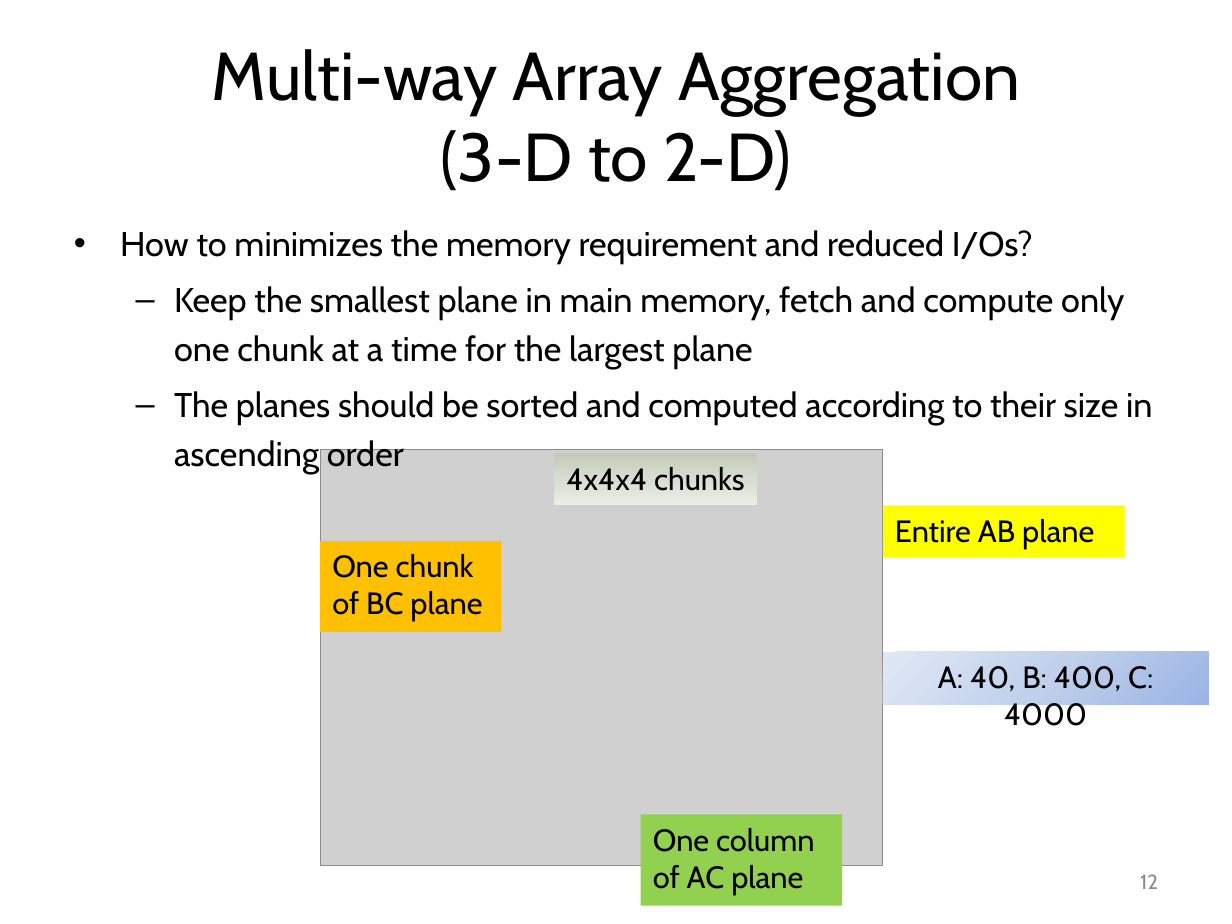
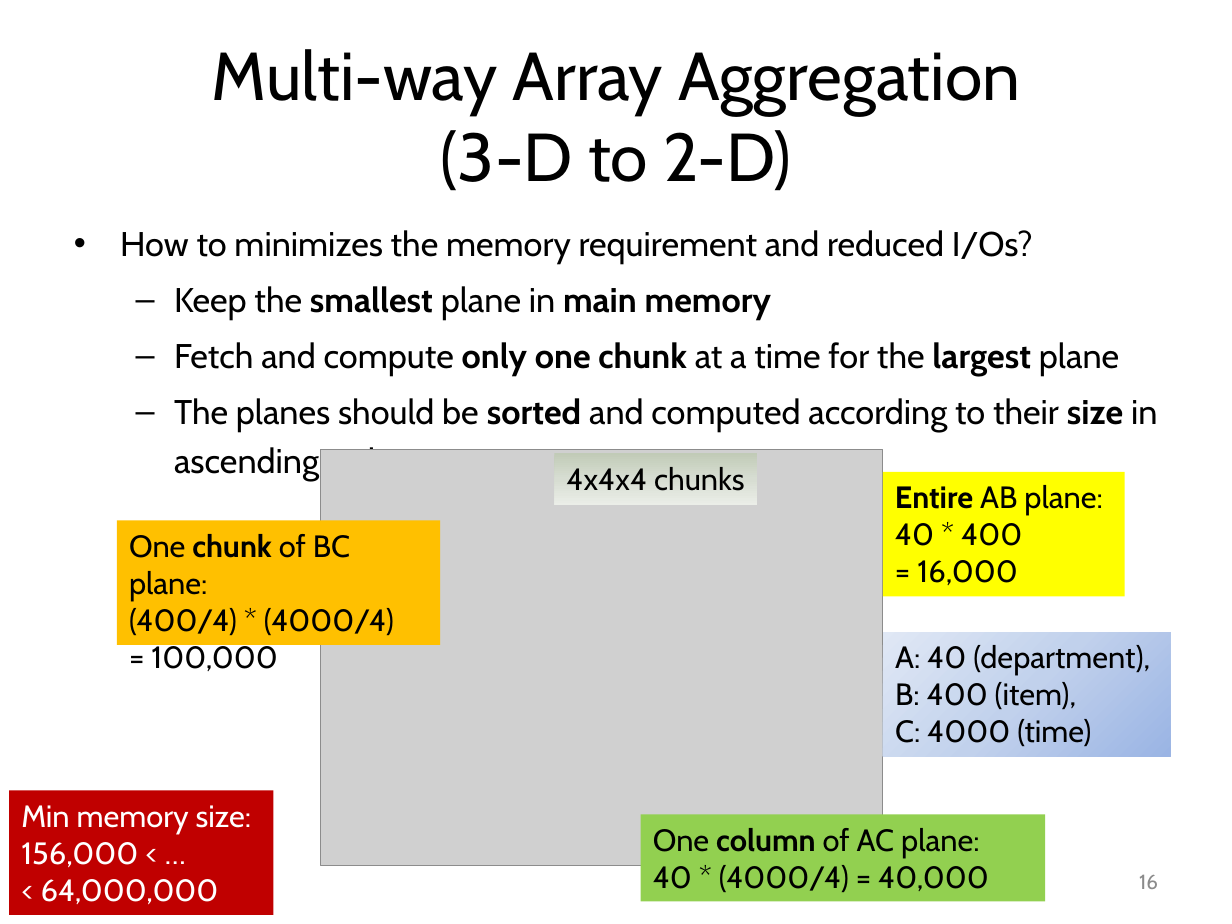
Before and after one commit to mjiang89/mjiang89.github.io, a slide deck: slide 16 of teaching/CS412Summer17-Chapter5.pptx (slide 12 before the commit). Drawn at 1232x924 pixels with LibreOffice and Linux fonts; fonts in the diff are those of the drawing; grey boxes stand for pictures. Boxes give left, top, right and bottom in pixels: in the first picture for what was removed or moved away, otherwise in the second. Text is boxed around its words. In the diff, an @@ line names an element or a change of style, - is before the commit and + after.

```diff
--- a/teaching/CS412Summer17-Chapter5.pptx
+++ b/teaching/CS412Summer17-Chapter5.pptx
@@ text at box(174, 286, 1119, 376): text changed @@
-  – Keep the smallest plane in main memory, fetch and compute only one chunk at a time for the largest plane
+  – Keep the smallest plane in main memory
+  – Fetch and compute only one chunk at a time for the largest plane
@@ text at box(174, 398, 1157, 482): bold on in "sorted size" @@
@@ rectangle "Entire AB plane: 40 * ...": place and size @@
-rectangle "Entire AB plane: 40 * ..." at box(883, 505, 1125, 557)
+rectangle "Entire AB plane: 40 * ..." at box(883, 472, 1125, 596)
@@ text in rectangle at box(895, 485, 1102, 585): text changed @@
-Entire AB plane
+Entire AB plane: 40 * 400
+= 16,000
@@ rectangle "One chunk of BC plane:": place and size @@
-rectangle "One chunk of BC plane:" at box(320, 541, 501, 632)
+rectangle "One chunk of BC plane:" at box(117, 520, 440, 644)
@@ text in rectangle at box(129, 534, 394, 671): text changed @@
-One chunk of BC plane
+One chunk of BC plane:
+(400/4) * (4000/4)
+= 100,000
@@ rectangle "A: 40 (department),": place and size @@
-rectangle "A: 40 (department)," at box(883, 652, 1209, 705)
+rectangle "A: 40 (department)," at box(883, 632, 1170, 756)
@@ text in rectangle at box(895, 645, 1150, 747): text changed @@
-A: 40, B: 400, C: 4000
+A: 40 (department),
+B: 400 (item),
+C: 4000 (time)
@@ rectangle added at box(9, 791, 272, 915), fill #C00000, 18 pt, text #FFFFFF @@
+Min memory size:
+156,000 < …
+< 64,000,000
@@ rectangle "One column of AC plane:": place and size @@
-rectangle "One column of AC plane:" at box(641, 814, 843, 906)
+rectangle "One column of AC plane:" at box(641, 814, 1045, 902)
@@ text in rectangle at box(653, 828, 989, 892): text changed @@
-One column of AC plane
+One column of AC plane:
+40 * (4000/4) = 40,000
@@ page number at box(1139, 874, 1158, 889): text changed @@
-12
+16
```
Also in this commit, not shown: 19 other slides changed, 6 slides added, 3 slides removed, 4 other files.
